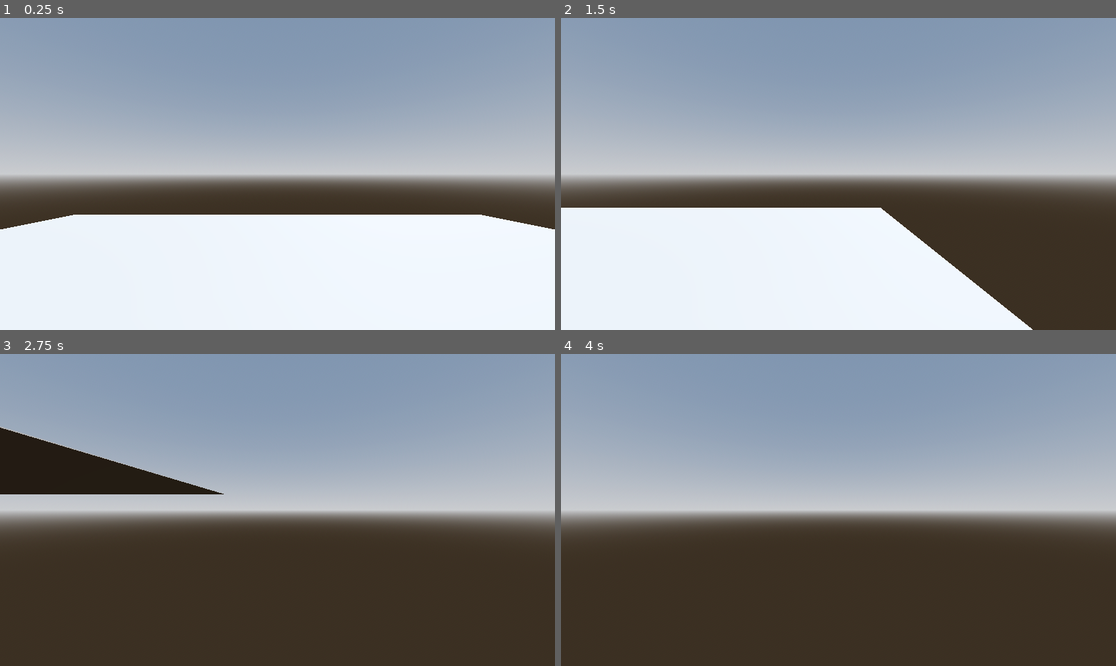
Above: before the commit, frames 1-4 (two rows, left to right).
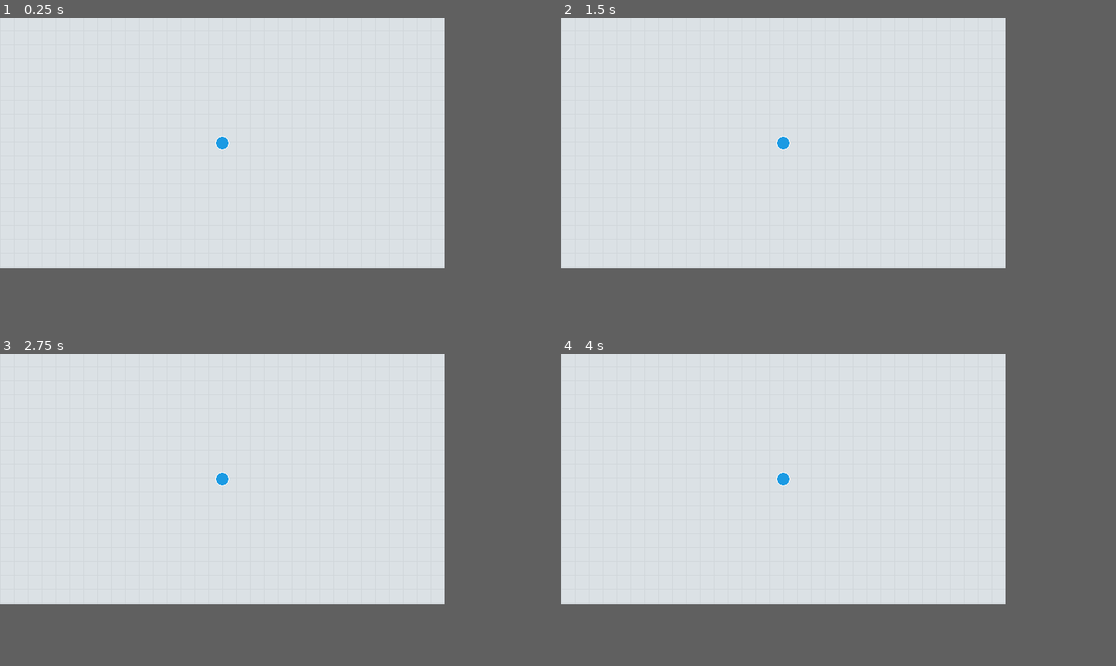
Above: after the commit, the same moments.

Repository: jackoubridge/godot-game
Game: Godot game, scene res://scenes/main.tscn
The game is run twice, just before and just after one commit, with the same random seed, the same clock (stepped at 60 frames per second) and the same inputs.
Inputs:
- Up to frame 1 (0.25 s): no input
- Up to frame 2 (1.5 s): tap Enter (ui_accept) at 0.5, 0.6, 0.77, 1.07, 1.35 s; hold Right (ui_right) 0.53-1.28 s; hold Down (ui_down) from 1.28 s (still down)
- Up to frame 3 (2.75 s): tap Enter (ui_accept) at 1.52, 1.82, 2.1 s; release Down (ui_down) at 2.03 s; hold Right (ui_right) from 2.03 s (still down)
- Up to frame 4 (4 s): release Right (ui_right) at 2.78 s; hold Up (ui_up) 2.78-3.53 s; tap Enter (ui_accept) at 2.85, 3.02, 3.32, 3.5, 3.6, 3.77 s; hold Left (ui_left) from 3.53 s (still down)
The window is 799x449 before the commit and 640x360 after it. Grey fills any space a smaller window leaves; there, only what the larger window draws over its background counts as a difference.

The runs differ from the first frame. In frame 1, 68% of the frame differs, in the area x 0-100%, y 0-81%; in frame 2, 74%; in frame 3, 74%; in frame 4, 74%.

Commit message:
Diep clone

Diff:
--- a/project.godot
+++ b/project.godot
@@ -11,19 +11,49 @@
 [application]
 
 config/name="godot-game"
-run/main_scene="uid://hrbwkjju5huu"
+run/main_scene="uid://c66ofts11sbec"
 config/features=PackedStringArray("4.6", "Forward Plus")
 config/icon="res://icon.svg"
 
 [display]
 
-window/size/viewport_width=1920
-window/size/viewport_height=1080
+window/size/viewport_width=640
+window/size/viewport_height=360
+window/size/mode=3
+window/stretch/mode="canvas_items"
+window/stretch/aspect="expand"
+
+[input]
+
+move_left={
+"deadzone": 0.2,
+"events": [Object(InputEventKey,"resource_local_to_scene":false,"resource_name":"","device":-1,"window_id":0,"alt_pressed":false,"shift_pressed":false,"ctrl_pressed":false,"meta_pressed":false,"pressed":false,"keycode":0,"physical_keycode":65,"key_label":0,"unicode":97,"location":0,"echo":false,"script":null)
+]
+}
+move_up={
+"deadzone": 0.2,
+"events": [Object(InputEventKey,"resource_local_to_scene":false,"resource_name":"","device":-1,"window_id":0,"alt_pressed":false,"shift_pressed":false,"ctrl_pressed":false,"meta_pressed":false,"pressed":false,"keycode":0,"physical_keycode":87,"key_label":0,"unicode":119,"location":0,"echo":false,"script":null)
+]
+}
+move_down={
+"deadzone": 0.2,
+"events": [Object(InputEventKey,"resource_local_to_scene":false,"resource_name":"","device":-1,"window_id":0,"alt_pressed":false,"shift_pressed":false,"ctrl_pressed":false,"meta_pressed":false,"pressed":false,"keycode":0,"physical_keycode":83,"key_label":0,"unicode":115,"location":0,"echo":false,"script":null)
+]
+}
+move_right={
+"deadzone": 0.2,
+"events": [Object(InputEventKey,"resource_local_to_scene":false,"resource_name":"","device":-1,"window_id":0,"alt_pressed":false,"shift_pressed":false,"ctrl_pressed":false,"meta_pressed":false,"pressed":false,"keycode":0,"physical_keycode":68,"key_label":0,"unicode":100,"location":0,"echo":false,"script":null)
+]
+}
 
 [physics]
 
 3d/physics_engine="Jolt Physics"
+2d/default_gravity=0.0
 
 [rendering]
 
+textures/canvas_textures/default_texture_filter=0
 rendering_device/driver.windows="d3d12"
+renderer/rendering_method="gl_compatibility"
+renderer/rendering_method.mobile="gl_compatibility"
--- /dev/null
+++ b/scenes/background.tscn
@@ -0,0 +1,13 @@
+[gd_scene format=3 uid="uid://bkw845o2063ns"]
+
+[ext_resource type="Texture2D" uid="uid://civxx71ajdymq" path="res://assets/background.png" id="1_bkp1e"]
+
+[node name="Background" type="Node2D" unique_id=1117696067]
+
+[node name="Parallax2D" type="Parallax2D" parent="." unique_id=1337006233]
+repeat_size = Vector2(1000, 1000)
+repeat_times = 4
+
+[node name="Sprite2D" type="Sprite2D" parent="Parallax2D" unique_id=1775953499]
+texture_filter = 1
+texture = ExtResource("1_bkp1e")
--- a/scenes/main.tscn
+++ b/scenes/main.tscn
@@ -1,11 +1,11 @@
-[gd_scene format=3 uid="uid://hrbwkjju5huu"]
+[gd_scene format=3 uid="uid://c66ofts11sbec"]
 
-[ext_resource type="PackedScene" uid="uid://i28lkepejepg" path="res://scenes/world.tscn" id="1_0xm2m"]
-[ext_resource type="PackedScene" uid="uid://4ybx1aobfyvf" path="res://scenes/player.tscn" id="2_h2yge"]
+[ext_resource type="PackedScene" uid="uid://cbykf5dqevgho" path="res://scenes/player.tscn" id="1_nnsk1"]
+[ext_resource type="PackedScene" uid="uid://bkw845o2063ns" path="res://scenes/background.tscn" id="2_rwgxs"]
 
-[node name="main" type="Node" unique_id=1447119586]
+[node name="Main" type="Node2D" unique_id=1195399613]
 
-[node name="player" parent="." unique_id=614960279 instance=ExtResource("2_h2yge")]
-transform = Transform3D(1, 0, 0, 0, 1, 0, 0, 0, 1, 0, 1, 0)
+[node name="Background" parent="." unique_id=1117696067 instance=ExtResource("2_rwgxs")]
+position = Vector2(0, -2)
 
-[node name="world" parent="." unique_id=1386826904 instance=ExtResource("1_0xm2m")]
+[node name="Player" parent="." unique_id=83792797 instance=ExtResource("1_nnsk1")]
--- a/scenes/player.tscn
+++ b/scenes/player.tscn
@@ -1,20 +1,21 @@
-[gd_scene format=3 uid="uid://4ybx1aobfyvf"]
+[gd_scene format=3 uid="uid://cbykf5dqevgho"]
 
-[ext_resource type="Script" uid="uid://cdpo8fmvemabl" path="res://scripts/player.gd" id="1_3vyb7"]
+[ext_resource type="Texture2D" uid="uid://bm3iltffouvrb" path="res://assets/player-icon.png" id="1_3vyb7"]
+[ext_resource type="Script" uid="uid://ym2c565jdhqw" path="res://scripts/player.gd" id="1_g2els"]
 
-[sub_resource type="CapsuleMesh" id="CapsuleMesh_sh265"]
+[sub_resource type="CircleShape2D" id="CircleShape2D_3vyb7"]
 
-[sub_resource type="CapsuleShape3D" id="CapsuleShape3D_4flbx"]
+[node name="Node2D" type="Node2D" unique_id=1618710591]
 
-[node name="player" type="Node3D" unique_id=614960279]
+[node name="Player" type="CharacterBody2D" parent="." unique_id=83792797]
+position = Vector2(320, 180)
+script = ExtResource("1_g2els")
 
-[node name="CharacterBody3D" type="CharacterBody3D" parent="." unique_id=346036422]
-script = ExtResource("1_3vyb7")
+[node name="Camera2D" type="Camera2D" parent="Player" unique_id=721173927]
 
-[node name="MeshInstance3D" type="MeshInstance3D" parent="CharacterBody3D" unique_id=419662087]
-mesh = SubResource("CapsuleMesh_sh265")
+[node name="Sprite2D" type="Sprite2D" parent="Player" unique_id=1748109842]
+scale = Vector2(0.02, 0.02)
+texture = ExtResource("1_3vyb7")
 
-[node name="CollisionShape3D" type="CollisionShape3D" parent="CharacterBody3D" unique_id=1274269014]
-shape = SubResource("CapsuleShape3D_4flbx")
-
-[node name="Camera3D" type="Camera3D" parent="CharacterBody3D" unique_id=1061094695]
+[node name="CollisionShape2D" type="CollisionShape2D" parent="Player" unique_id=749730385]
+shape = SubResource("CircleShape2D_3vyb7")
--- a/scenes/world.tscn
+++ /dev/null
@@ -1,30 +0,0 @@
-[gd_scene format=3 uid="uid://i28lkepejepg"]
-
-[sub_resource type="ProceduralSkyMaterial" id="ProceduralSkyMaterial_gv5m4"]
-sky_horizon_color = Color(0.66224277, 0.6717428, 0.6867428, 1)
-ground_horizon_color = Color(0.66224277, 0.6717428, 0.6867428, 1)
-
-[sub_resource type="Sky" id="Sky_f3sb7"]
-sky_material = SubResource("ProceduralSkyMaterial_gv5m4")
-
-[sub_resource type="Environment" id="Environment_fj7yv"]
-background_mode = 2
-sky = SubResource("Sky_f3sb7")
-tonemap_mode = 2
-glow_enabled = true
-
-[sub_resource type="BoxMesh" id="BoxMesh_e5uuo"]
-
-[node name="world" type="Node" unique_id=1386826904]
-
-[node name="WorldEnvironment" type="WorldEnvironment" parent="." unique_id=462269700]
-environment = SubResource("Environment_fj7yv")
-
-[node name="DirectionalLight3D" type="DirectionalLight3D" parent="." unique_id=2008157087]
-transform = Transform3D(-0.8660254, -0.43301278, 0.25, 0, 0.49999997, 0.86602545, -0.50000006, 0.75, -0.43301266, 0, 0, 0)
-shadow_enabled = true
-
-[node name="CSGMesh3D" type="CSGMesh3D" parent="." unique_id=1933270471]
-transform = Transform3D(10, 0, 0, 0, 0.01, 0, 0, 0, 10, 0, 0, 0)
-use_collision = true
-mesh = SubResource("BoxMesh_e5uuo")
--- a/scripts/player.gd
+++ b/scripts/player.gd
@@ -1,28 +1,16 @@
-extends CharacterBody3D
+extends CharacterBody2D
 
-
-const SPEED = 5.0
-const JUMP_VELOCITY = 4.5
-
+@export var speed: float = 200
+@export var acceleration: float = 10
+@export var friction: float = 5
 
 func _physics_process(delta: float) -> void:
-	# Add the gravity.
-	if not is_on_floor():
-		velocity += get_gravity() * delta
+	var input = Input.get_vector("move_left", "move_right", "move_up", "move_down").normalized()
 
-	# Handle jump.
-	if Input.is_action_just_pressed("ui_accept") and is_on_floor():
-		velocity.y = JUMP_VELOCITY
+	var velocity_x: float = 1.0 - exp( -(acceleration if input.x else friction) * delta)
+	velocity.x = lerp(velocity.x, input.x * speed, velocity_x)
 
-	# Get the input direction and handle the movement/deceleration.
-	# As good practice, you should replace UI actions with custom gameplay actions.
-	var input_dir := Input.get_vector("ui_left", "ui_right", "ui_up", "ui_down")
-	var direction := (transform.basis * Vector3(input_dir.x, 0, input_dir.y)).normalized()
-	if direction:
-		velocity.x = direction.x * SPEED
-		velocity.z = direction.z * SPEED
-	else:
-		velocity.x = move_toward(velocity.x, 0, SPEED)
-		velocity.z = move_toward(velocity.z, 0, SPEED)
+	var velocity_y: float = 1.0 - exp( -(acceleration if input.y else friction) * delta)
+	velocity.y = lerp(velocity.y, input.y * speed, velocity_y)
 
 	move_and_slide()
Binary file added: assets/background.png
Not shown, added: assets/background.png.import
Binary file added: assets/player-icon.png
Not shown, added: assets/player-icon.png.import
Not shown, removed: scripts/player.gd.uid
